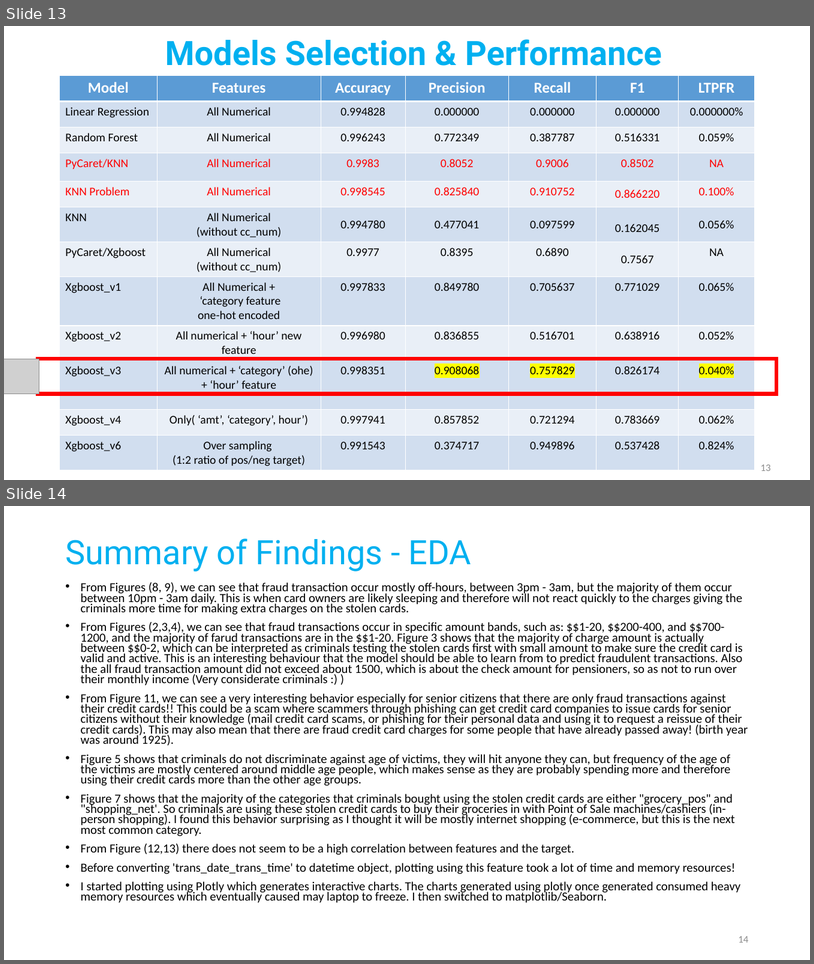
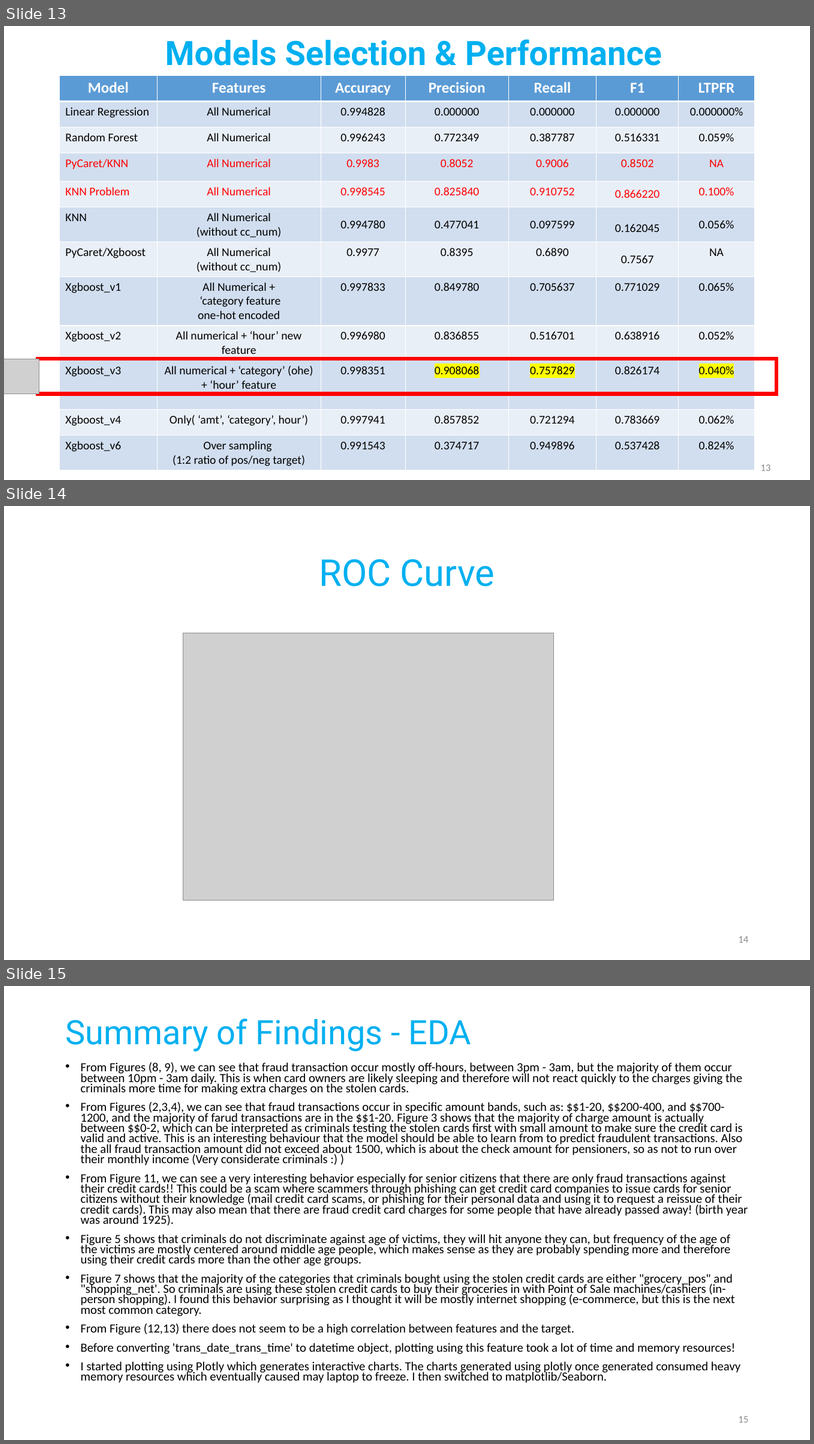
Before and after one commit to hizak/Metis_T5_DS_Projects, a slide deck: Credit Card Fraud Project.pptx. Shown one above the other, each under a label of ours: slides 13 and 14 before the commit, slides 13, 14 and 15 after it. The pictures are 814x964 and 814x1444 pixels, drawn with LibreOffice and Linux fonts; fonts in the diff are those of the drawing; grey boxes stand for pictures. Boxes give left, top, right and bottom in pixels: in the first picture for what was removed or moved away, otherwise in the second. Text is boxed around its words. In the diff, an @@ line names an element or a change of style, - is before the commit and + after.

```diff
--- a/Credit Card Fraud Project.pptx
+++ b/Credit Card Fraud Project.pptx
@@ slide 14 added at (4, 506, 810, 960), background #FFFFFF @@
@@ title added at (319, 559, 495, 586), 44 pt, text #00B0F0 @@
+ROC Curve
@@ picture added at (183, 633, 554, 900) @@
@@ page number added at (738, 936, 749, 942), 12 pt, text #8C8C8C @@
+14
@@ what was slide 14 is now slide 15 @@
@@ page number at (738, 1416, 749, 1422): text changed @@
-14
+15
```
Also in this commit, not shown: 1 slide changed, 1 other file.
